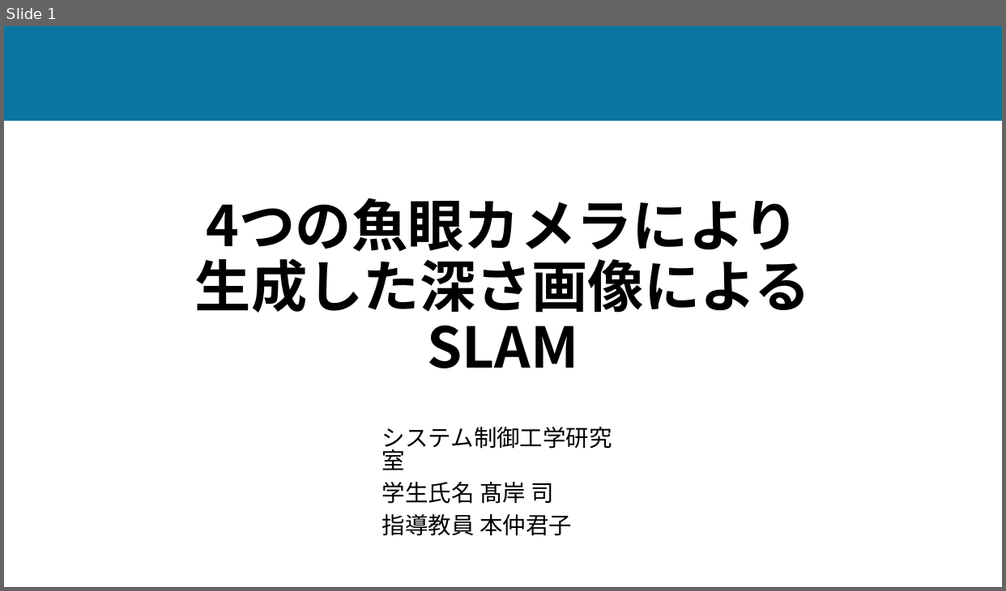
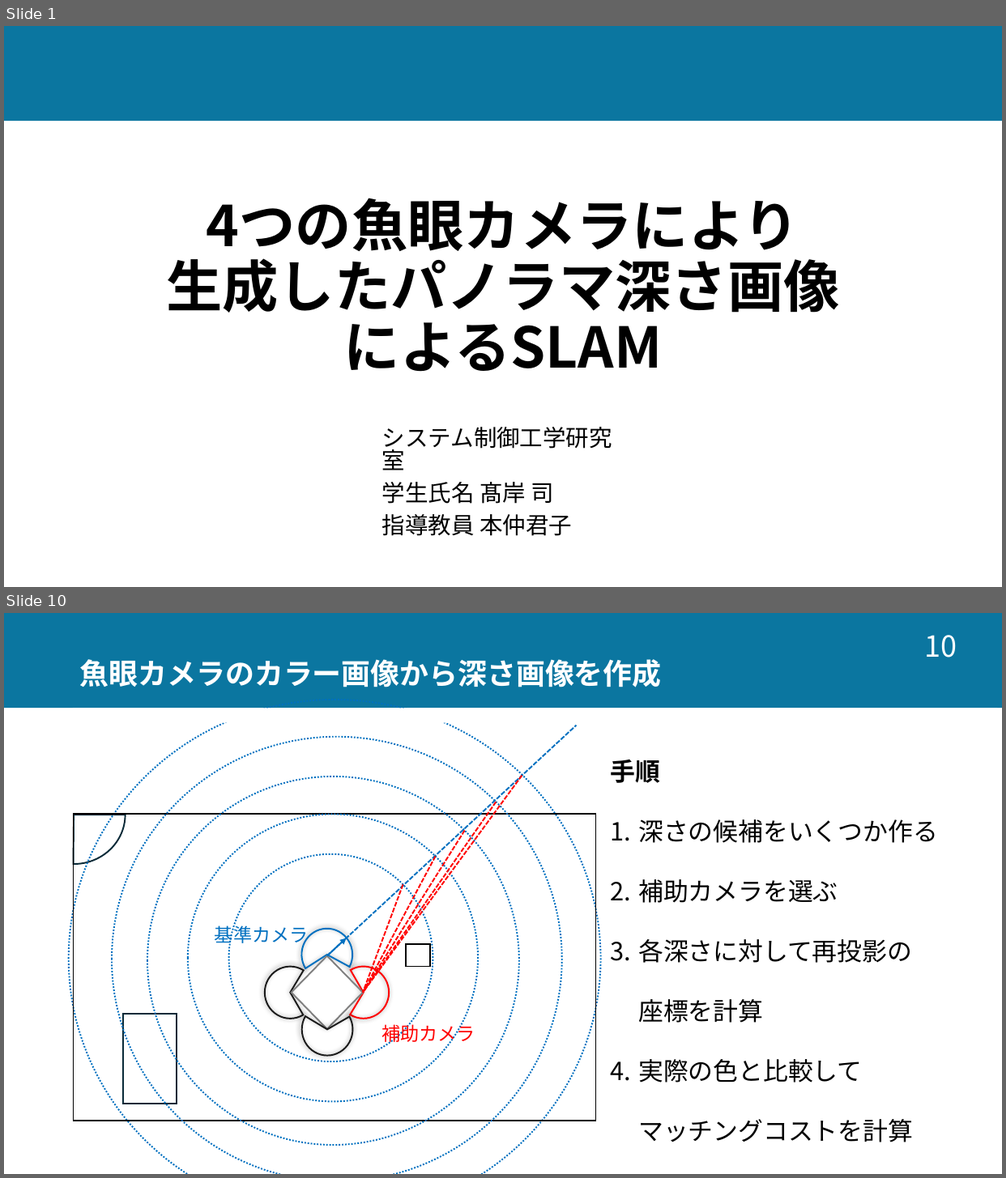
Before and after one commit to tsukasa413/college, a slide deck: Presentation/研究室内発表.pptx. Shown one above the other, each under a label of ours: slide 1 before the commit, slides 1 and 10 after it; the slides between them are not shown. The pictures are 1006x591 and 1006x1178 pixels, drawn with LibreOffice and Linux fonts; fonts in the diff are those of the drawing. Boxes give left, top, right and bottom in pixels: in the first picture for what was removed or moved away, otherwise in the second. Text is boxed around its words. In the diff, an @@ line names an element or a change of style, - is before the commit and + after.

```diff
--- a/Presentation/研究室内発表.pptx
+++ b/Presentation/研究室内発表.pptx
@@ slide 10 added at box(4, 613, 1002, 1174), background #FFFFFF; not listed: 1 template element that a slide beside it also shows @@
@@ page number added at box(925, 635, 957, 658), 28 pt, text #FFFFFF @@
+10
@@ title added at box(80, 659, 662, 688), 28 pt, text #FFFFFF, bold @@
+魚眼カメラのカラー画像から深さ画像を作成
@@ ellipse added at box(68, 700, 601, 1174), outline #0070C0 1.5 pt dashed @@
@@ rectangle added at box(73, 708, 997, 723), fill #FFFFFF @@
@@ line added from (327, 956) to (577, 726), #0070C0 1.5 pt dashed @@
@@ ellipse added at box(112, 736, 562, 1174), outline #0070C0 1.5 pt dashed @@
@@ pie slice (boxed as its full ellipse) added at box(22, 766, 125, 865), fill #FFFFFF, outline #092A39 1.5 pt @@
@@ ellipse added at box(147, 777, 520, 1146), outline #0070C0 1.5 pt dashed @@
@@ line added from (522, 776) to (363, 993), #FF0000 1.5 pt dashed @@
@@ text added at box(611, 760, 938, 1143), 24 pt, text #000000 @@
+手順
+1. 深さの候補をいくつか作る
+2. 補助カメラを選ぶ
+3. 各深さに対して再投影の
+   座標を計算
+4. 実際の色と比較して
+   マッチングコストを計算
@@ line added from (496, 802) to (363, 993), #FF0000 1.5 pt dashed @@
@@ rectangle added at box(74, 814, 596, 1121), outline #000000 1.5 pt @@
@@ ellipse added at box(188, 815, 479, 1102), outline #0070C0 1.5 pt dashed @@
@@ line added from (464, 831) to (363, 993), #FF0000 1.5 pt dashed @@
@@ ellipse added at box(228, 854, 433, 1062), outline #0070C0 1.5 pt dashed @@
@@ line added from (435, 856) to (363, 993), #FF0000 1.5 pt dashed @@
@@ line added from (403, 884) to (363, 993), #FF0000 1.5 pt dashed @@
@@ text added at box(215, 922, 308, 946), 18 pt, text #0070C0 @@
+基準カメラ
@@ arrow added from (327, 956) to (346, 939), #0070C0 1.5 pt @@
@@ rectangle added at box(405, 944, 430, 967), fill #FFFFFF, outline #000000 1.5 pt @@
@@ rectangle added at box(123, 1014, 177, 1105), fill #FFFFFF, outline #092A39 1.5 pt @@
@@ group added at box(266, 928, 389, 1056): 4 pie slice (boxed as its full ellipse)s, 1 diamond @@
@@ text added at box(381, 1021, 475, 1045), 18 pt, text #FF0000 @@
+補助カメラ
@@ slide 1 changed as well @@
@@ title at box(166, 198, 840, 372): text changed @@
-4つの魚眼カメラにより
-生成した深さ画像によるSLAM
+4つの魚眼カメラにより
+生成したパノラマ深さ画像
+によるSLAM
```
Also in this commit, not shown: 2 other slides changed, 13 other slides added, 2 slides removed, 5 other files.
